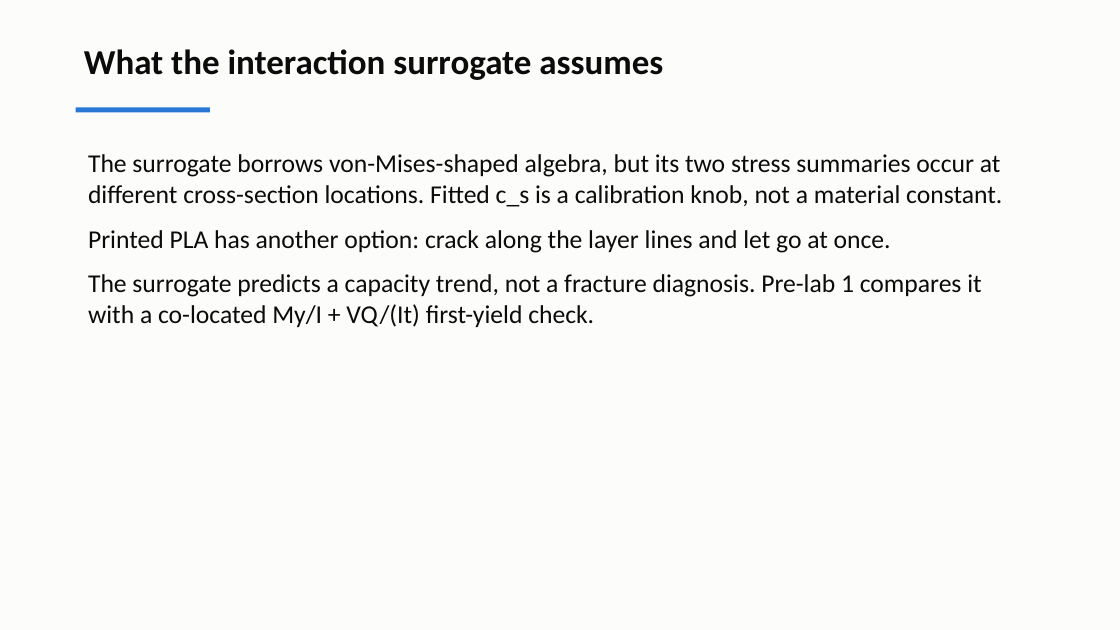
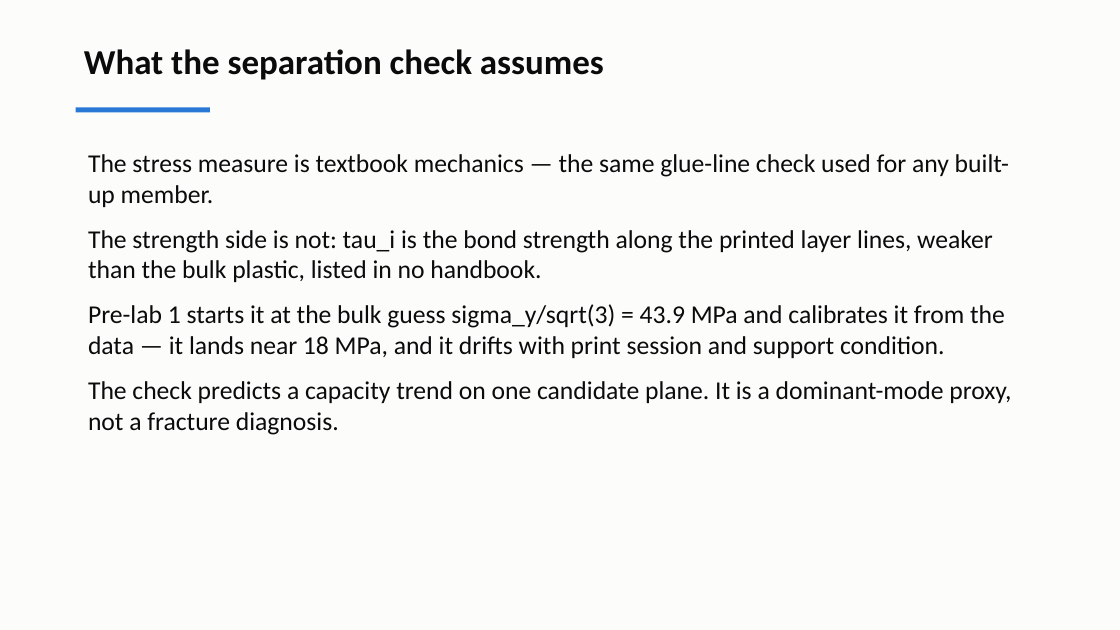
Before and after one commit to andrewvoss8-boop/core-me-data-science-activities-public, a slide deck: slide 11 of me323/Module1_drafts/ME323_Module1_Lecture1.pptx. Drawn at 1120x630 pixels with LibreOffice and Linux fonts; fonts in the diff are those of the drawing. Boxes give left, top, right and bottom in pixels: in the first picture for what was removed or moved away, otherwise in the second. Text is boxed around its words. In the diff, an @@ line names an element or a change of style, - is before the commit and + after.

```diff
--- a/me323/Module1_drafts/ME323_Module1_Lecture1.pptx
+++ b/me323/Module1_drafts/ME323_Module1_Lecture1.pptx
@@ text at <box>84,49,604,80</box>: text changed @@
-What the interaction surrogate assumes
+What the separation check assumes
@@ text at <box>88,154,1011,435</box>: text changed @@
-The surrogate borrows von-Mises-shaped algebra, but its two stress summaries occur at different cross-section locations. Fitted c_s is a calibration knob, not a material constant.
-Printed PLA has another option: crack along the layer lines and let go at once.
-The surrogate predicts a capacity trend, not a fracture diagnosis. Pre-lab 1 compares it with a co-located My/I + VQ/(It) first-yield check.
+The stress measure is textbook mechanics — the same glue-line check used for any built-up member.
+The strength side is not: tau_i is the bond strength along the printed layer lines, weaker than the bulk plastic, listed in no handbook.
+Pre-lab 1 starts it at the bulk guess sigma_y/sqrt(3) = 43.9 MPa and calibrates it from the data — it lands near 18 MPa, and it drifts with print session and support condition.
+The check predicts a capacity trend on one candidate plane. It is a dominant-mode proxy, not a fracture diagnosis.
```
Also in this commit, not shown: 7 other slides changed, 1 slide added, 1 slide removed, 9 other files.
